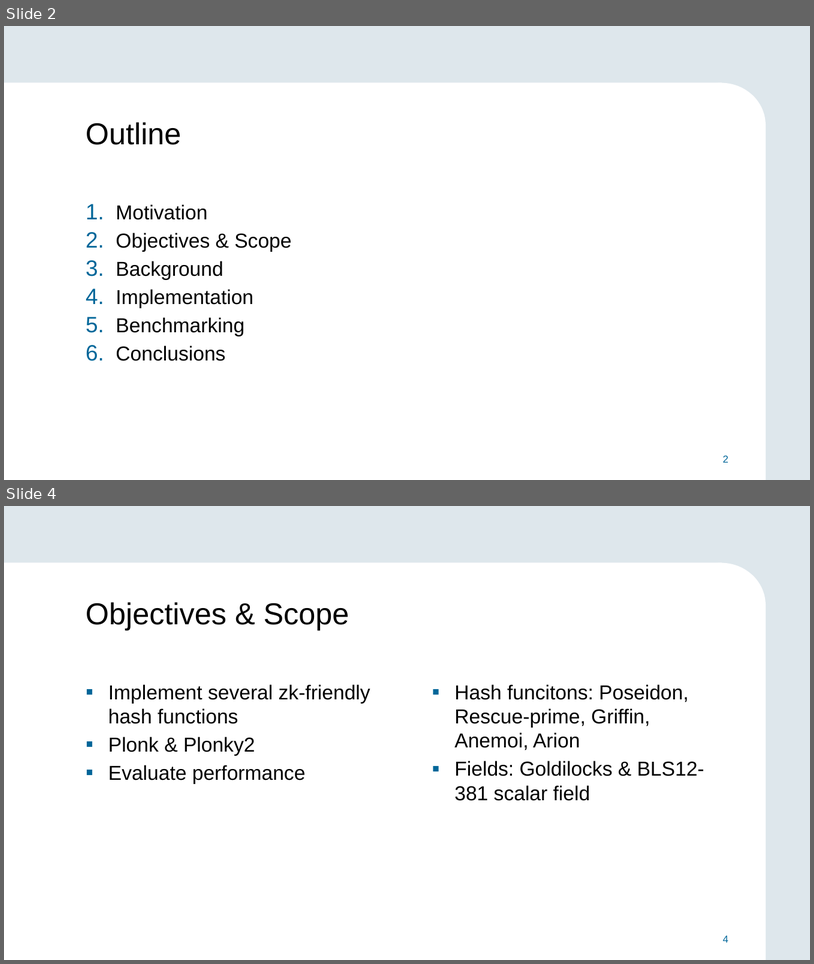
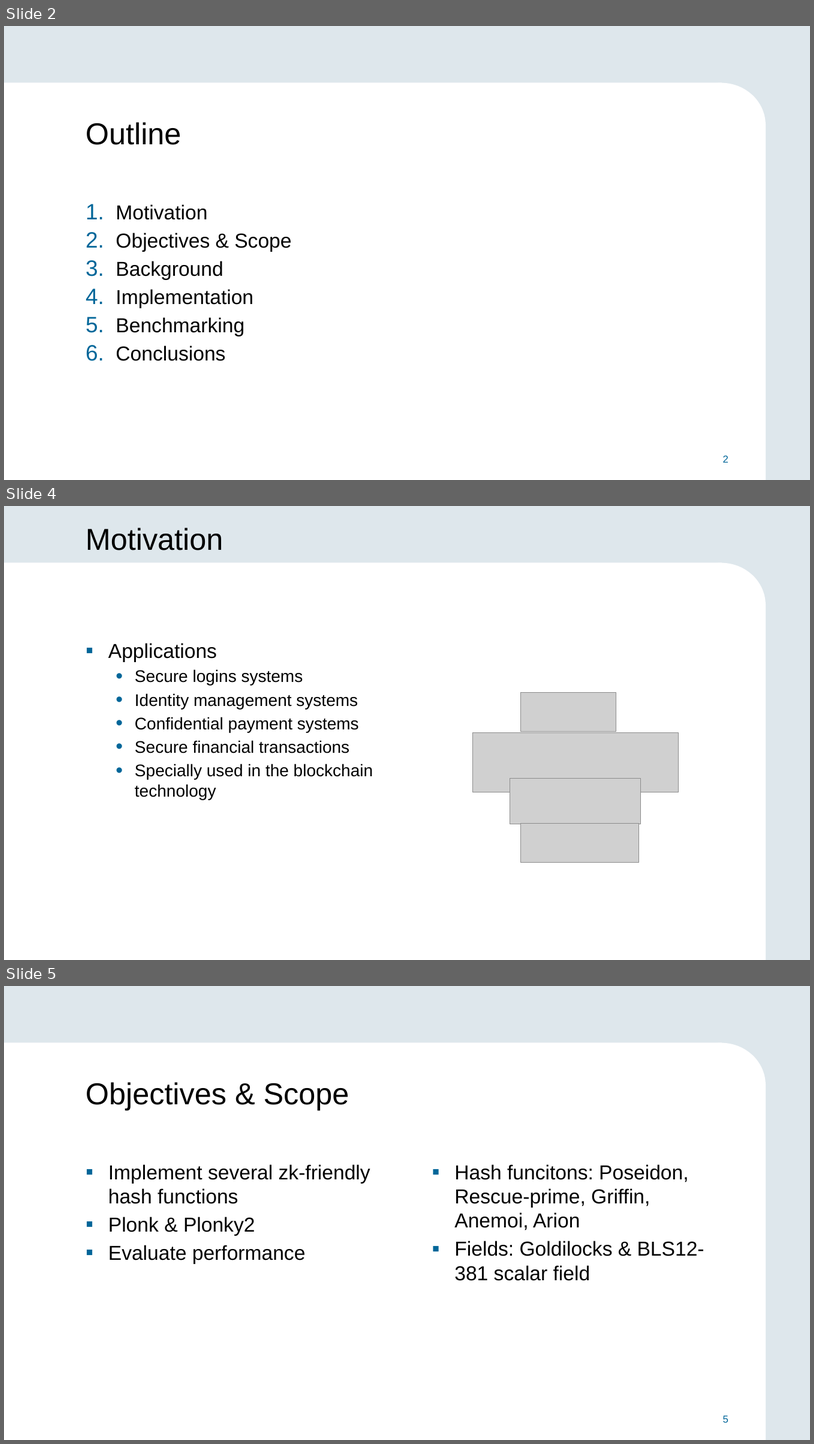
Before and after one commit to alexmllo/zk-hashes, a slide deck: thesis/slides.pptx. Shown one above the other, each under a label of ours: slides 2 and 4 before the commit, slides 2, 4 and 5 after it; the slides between them are not shown. The pictures are 814x964 and 814x1444 pixels, drawn with LibreOffice and Linux fonts; fonts in the diff are those of the drawing; grey boxes stand for pictures; background and template pictures are left out. Boxes give left, top, right and bottom in pixels: in the first picture for what was removed or moved away, otherwise in the second. Text is boxed around its words. In the diff, an @@ line names an element or a change of style, - is before the commit and + after.

```diff
--- a/thesis/slides.pptx
+++ b/thesis/slides.pptx
@@ slide 4 added at <box>4,506,810,960</box>, background #DEE7EC; not listed: 3 template elements that a slide beside it also shows @@
@@ title added at <box>86,528,224,550</box>, 36 pt, text #000000 @@
+Motivation
@@ text added at <box>108,643,373,799</box>, 20 pt, text #000000 @@
+▪ Applications
+  • Secure logins systems
+  • Identity management systems
+  • Confidential payment systems
+  • Secure financial transactions
+  • Specially used in the blockchain technology
@@ picture added at <box>521,693,617,731</box> @@
@@ picture added at <box>473,733,678,792</box> @@
@@ picture added at <box>510,778,641,824</box> @@
@@ picture added at <box>521,823,640,862</box> @@
@@ what was slide 4 is now slide 5 @@
@@ page number at <box>723,1415,729,1422</box>: text changed @@
-4
+5
```
Also in this commit, not shown: 5 slides changed.
